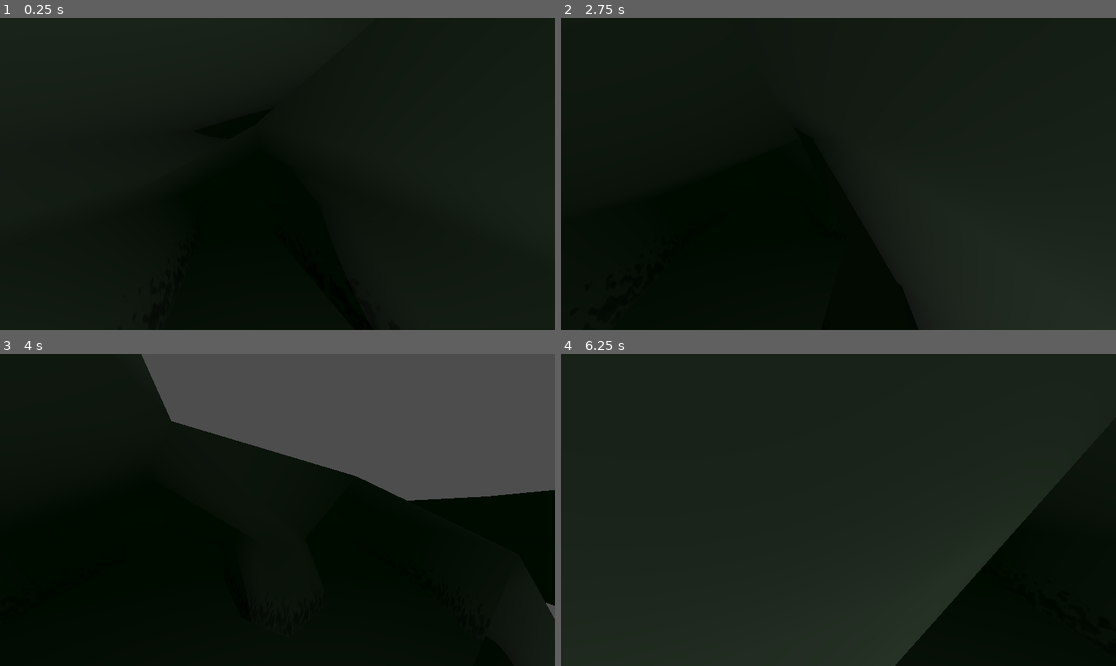
Above: before the commit, frames 1-4 (two rows, left to right).
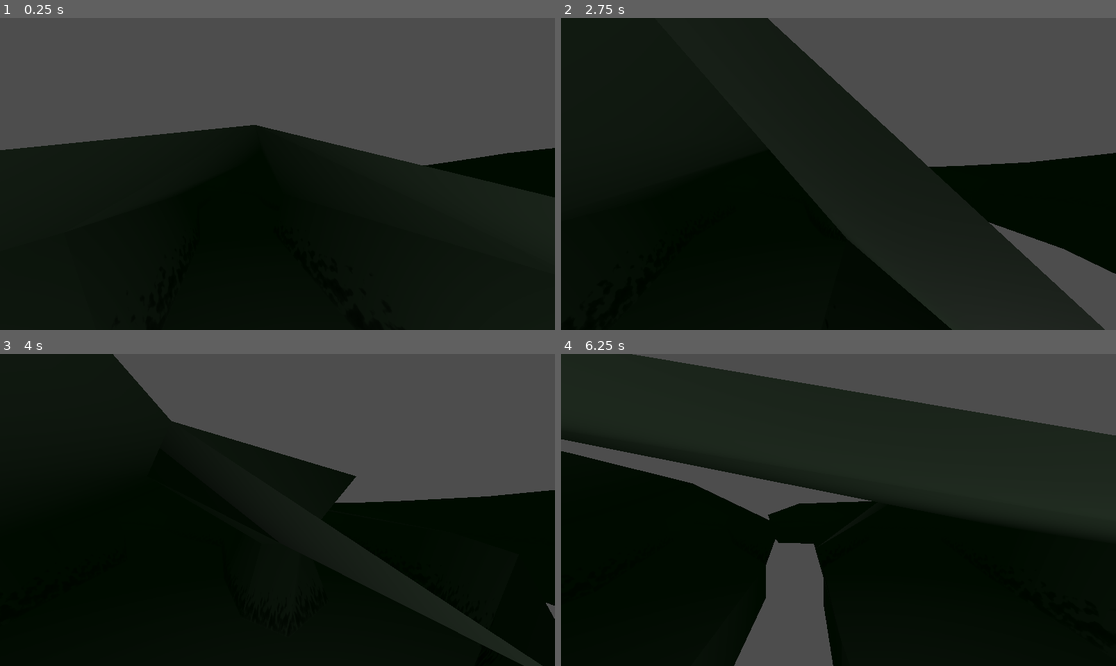
Above: after the commit, the same moments.

Repository: WebFreak001/UtopiaGameJam
Game: Godot game, scene res://world.tscn
Same seed, same stepped clock (60 frames per second), same inputs: the game is played once before the commit and once after it.
Inputs (mouse positions are in pixels of both pictures, inside the frame that each line leads up to):
- Up to frame 1 (0.25 s): no input
- Up to frame 2 (2.75 s): tap Enter at 0.5, 2 s; move the mouse to (866, 174) at 0.52 s; hold W (move_fwd) from 0.53 s (still down); tap Space at 1.25 s; move the mouse to (810, 174) at 1.27 s; move the mouse to (849, 167) at 2.02 s
- Up to frame 3 (4 s): keep holding W (move_fwd); move the mouse to (271, 516) at 2.77 s; move the mouse to (316, 513) at 3.52 s
- Up to frame 4 (6.25 s): move the mouse to (794, 506) at 4.27 s; move the mouse to (844, 510) at 5.02 s; move the mouse to (816, 503) at 5.77 s; release W (move_fwd) at 5.78 s; hold D (move_right) from 5.78 s (still down)

The runs differ from the first frame. In frame 1, 40% of the frame differs, in the area x 0-100%, y 0-48%; in frame 2, 31%; in frame 3, 2.3%; in frame 4, 53%, in the area x 0-100%, y 0-100%.

Commit message:
improve cave generator normals

Diff:
--- a/CaveGenerator.gd
+++ b/CaveGenerator.gd
@@ -21,71 +21,98 @@
 		#var v4 = v2 - nrm * (0.5 + 0.2 * randf())
 		#outline[2].append(Vector3(v4.x, v4.y, 1.9))
 
+	var walls = MeshInstance3D.new()
+	walls.mesh = ArrayMesh.new()
+	var vertices = PackedVector3Array()
+	var normals = PackedVector3Array()
+	var uvs = PackedVector2Array()
+	var indices = PackedInt32Array()
+
 	var num_outlines = len(outline)
 	for i in range(0, num_outlines - 1):
-		var walls = MeshInstance3D.new()
-		walls.mesh = ArrayMesh.new()
-		var vertices = PackedVector3Array()
-		var normals = PackedVector3Array()
-		var uvs = PackedVector2Array()
 		var num_verts = len(outline[i])
-		for j in range(0, num_verts):
-			vertices.append(outline[i][j])
-			vertices.append(outline[i + 1][j])
-			var nrm = Vector3(-normals2d[j].x, -normals2d[j].y, outline[i][j].z - outline[i + 1][j].z).normalized()
+		for j in range(0, num_verts + 1):
+			var a = outline[i][0] if j == num_verts else outline[i][j]
+			var b = outline[i + 1][0] if j == num_verts else outline[i + 1][j]
+			var c = outline[i][num_verts - 1] if j == 0 else outline[i][j - 1]
+			var d = outline[i + 1][num_verts - 1] if j == 0 else outline[i + 1][j - 1]
+
+			var u = a - b
+			var v = a - c
+
+			var nrm = Vector3(
+				u.y * v.z - u.z * v.y,
+				u.z * v.x - u.x * v.z,
+				u.x * v.y - u.y * v.x,
+			).normalized()
+
+			var idx = len(vertices)
+			vertices.append(a)
+			vertices.append(b)
+			vertices.append(c)
+			vertices.append(d)
+			normals.append(nrm)
+			normals.append(nrm)
 			normals.append(nrm)
 			normals.append(nrm)
 			uvs.append(Vector2(j / float(num_verts), i / float(num_outlines)))
 			uvs.append(Vector2(j / float(num_verts), (i + 1) / float(num_outlines)))
-		vertices.append(vertices[0])
-		vertices.append(vertices[1])
-		normals.append(normals[0])
-		normals.append(normals[1])
-		uvs.append(Vector2(1.0, uvs[0].y))
-		uvs.append(Vector2(1.0, uvs[1].y))
+			uvs.append(Vector2((j + 1) / float(num_verts), i / float(num_outlines)))
+			uvs.append(Vector2((j + 1) / float(num_verts), (i + 1) / float(num_outlines)))
 
-		var arrays = []
-		arrays.resize(Mesh.ARRAY_MAX)
-		arrays[Mesh.ARRAY_VERTEX] = vertices
-		arrays[Mesh.ARRAY_NORMAL] = normals
-		arrays[Mesh.ARRAY_TEX_UV] = uvs
+			indices.append_array([
+				idx + 2, idx + 1, idx,
+				idx + 2, idx + 3, idx + 1
+			])
 
-		walls.mesh.add_surface_from_arrays(Mesh.PRIMITIVE_TRIANGLE_STRIP, arrays)
-		walls.mesh.surface_set_material(0, self.material_override)
-		add_child(walls)
+	var top = outline[len(outline) - 1]
+	var num_verts = len(top)
+	for i in range(0, num_verts + 1):
+		var a = top[0] if i == num_verts else top[i]
+		var an = normals2d[0 if i == num_verts else i]
+		var b = get_roof_vert(a - Vector3(an.x, an.y, 0) * 4)
+		var c = top[num_verts - 1] if i == 0 else top[i - 1]
+		var cn = normals2d[num_verts - 1 if i == 0 else i - 1]
+		var d = get_roof_vert(c - Vector3(cn.x, cn.y, 0) * 4)
 
-	var roof = MeshInstance3D.new()
-	roof.mesh = ArrayMesh.new()
-	var vertices = PackedVector3Array()
-	var normals = PackedVector3Array()
-	var uvs = PackedVector2Array()
-	var num_verts = len(outline[len(outline) - 1])
-	for i in range(0, num_verts):
-		var v = outline[len(outline) - 1][i]
-		var r = get_roof_vert(v - Vector3(normals2d[i].x, normals2d[i].y, 0))
-		vertices.append(v)
-		vertices.append(r)
-		var nrm = Vector3(-normals2d[i].x, -normals2d[i].y, v.z - r.z).normalized()
+		var u = a - b
+		var v = a - c
+
+		var nrm = Vector3(
+			u.y * v.z - u.z * v.y,
+			u.z * v.x - u.x * v.z,
+			u.x * v.y - u.y * v.x,
+		).normalized()
+
+		var idx = len(vertices)
+		vertices.append(a)
+		vertices.append(b)
+		vertices.append(c)
+		vertices.append(d)
+		normals.append(nrm)
+		normals.append(nrm)
 		normals.append(nrm)
 		normals.append(nrm)
 		uvs.append(Vector2(i / float(num_verts), 0.5))
 		uvs.append(Vector2(i / float(num_verts), 1.0))
-	vertices.append(vertices[0])
-	vertices.append(vertices[1])
-	normals.append(normals[0])
-	normals.append(normals[1])
-	uvs.append(uvs[0])
-	uvs.append(uvs[1])
+		uvs.append(Vector2((i + 1) / float(num_verts), 0.5))
+		uvs.append(Vector2((i + 1) / float(num_verts), 1.0))
+
+		indices.append_array([
+			idx + 2, idx + 1, idx,
+			idx + 2, idx + 3, idx + 1
+		])
 
 	var arrays = []
 	arrays.resize(Mesh.ARRAY_MAX)
 	arrays[Mesh.ARRAY_VERTEX] = vertices
 	arrays[Mesh.ARRAY_NORMAL] = normals
 	arrays[Mesh.ARRAY_TEX_UV] = uvs
+	arrays[Mesh.ARRAY_INDEX] = indices
 
-	roof.mesh.add_surface_from_arrays(Mesh.PRIMITIVE_TRIANGLE_STRIP, arrays)
-	roof.mesh.surface_set_material(0, self.material_override)
-	add_child(roof)
+	walls.mesh.add_surface_from_arrays(Mesh.PRIMITIVE_TRIANGLES, arrays)
+	walls.mesh.surface_set_material(0, self.material_override)
+	add_child(walls)
 
 func get_roof_vert(v):
 	var closest = v
--- a/world.tscn
+++ b/world.tscn
@@ -122,9 +122,6 @@
 transform = Transform3D(1, 0, 0, 0, 1, 0, 0, 0, 1, -1.62169, -4.9572, -2.16686e-07)
 curve = SubResource("Curve3D_clpd4")
 
-[node name="CSGBox3D" type="CSGBox3D" parent="CSGPolygon3D"]
-transform = Transform3D(1, 0, 0, 0, 1, 0, 0, 0, 1, -4.84516, -2.16885e-08, 0.496176)
-
 [node name="Audio" type="Node3D" parent="."]
 
 [node name="AudioDrippingWater0" parent="Audio" instance=ExtResource("5_3km5x")]
